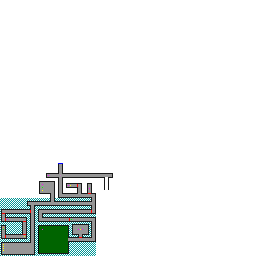
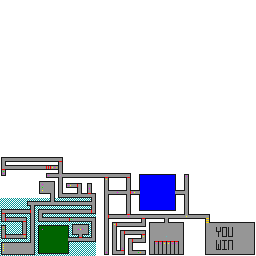
Layer changes from the first (256, 256) image to the second:
painted on "Layer 1" over [1, 157, 255, 255]
